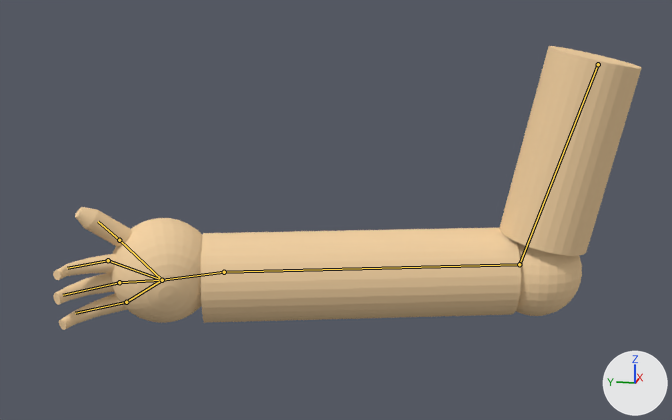
The Blender file Magic 2.0 Unity/Assets/Charakter/Arms0.2_right.blend: old version first, new version second.
Both versions are drawn from a 50 mm camera at (-3.65, -1.71, 1.9) aimed at (0.98, -0.79, 0.75). Arrows for +X, +Y and +Z are at lower right; the lights stay in place. The bones that bend it are drawn over the model as lines.

Names of what the first picture shows: 'Arm_right'.
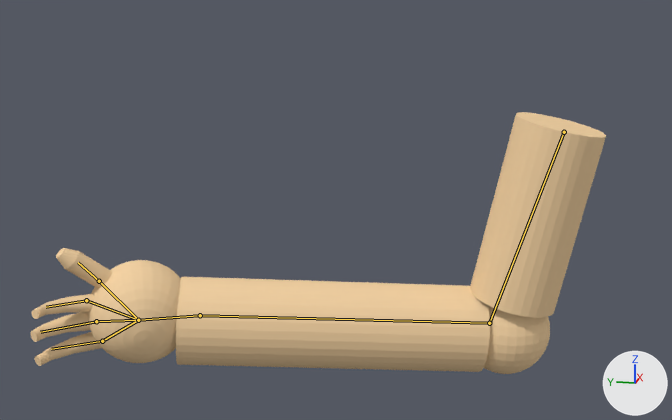
The newer file adds an action. The first version stands in its rest pose; the second is drawn at frame 50 of the action 'Idle'.

Pixel boxes (x1, y1, x2, y2) of what changed, in the pictures (672 x 420 px):
'Arm_right', posed (8% shorter)
    before: (53, 46, 641, 330)
    after: (31, 112, 606, 374)
bone 'Bone', root to tip
    before: (598, 64) to (519, 264)
    after: (564, 132) to (489, 323)
bone 'Bone.001', root to tip
    before: (519, 264) to (224, 272)
    after: (489, 323) to (200, 315)

What the commit changed:
Bone 'Bone' (bone_bone) moves from (0.0, 0.0, 0.0) to (0.014, 0.377, -0.034).
Bone 'Bone.001' (bone_bone_001) turns from (0, 0, 0) to (-3, -1, 0) degrees about its own x, y and z.
